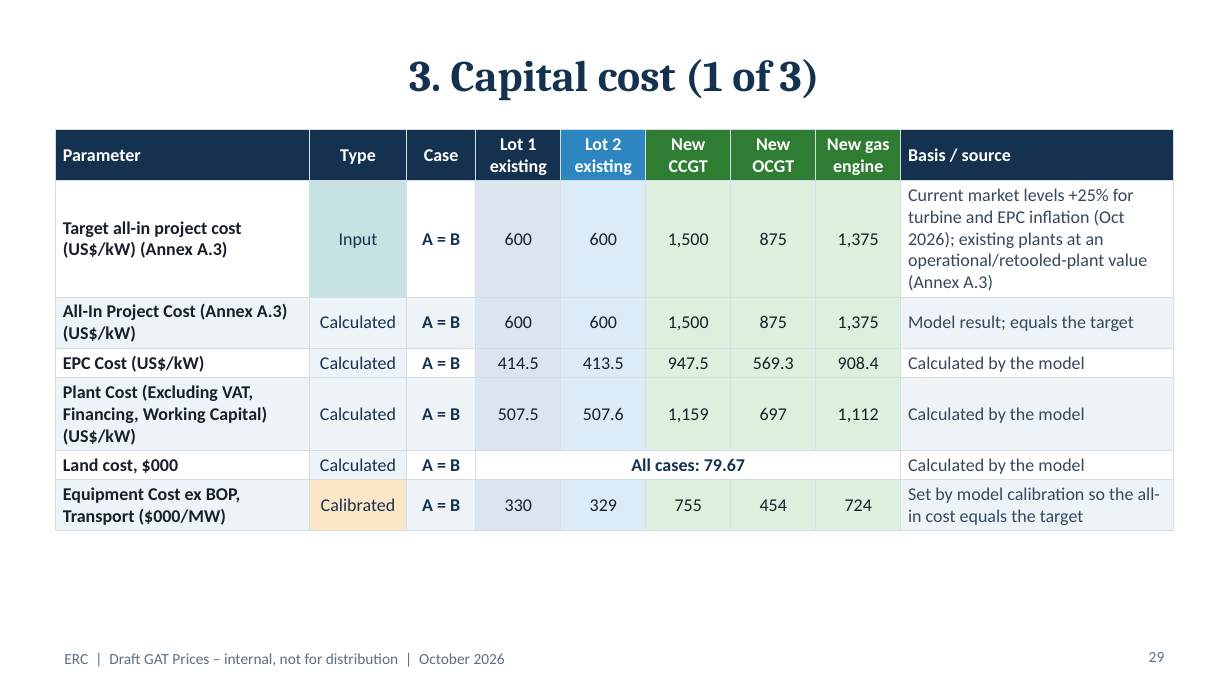
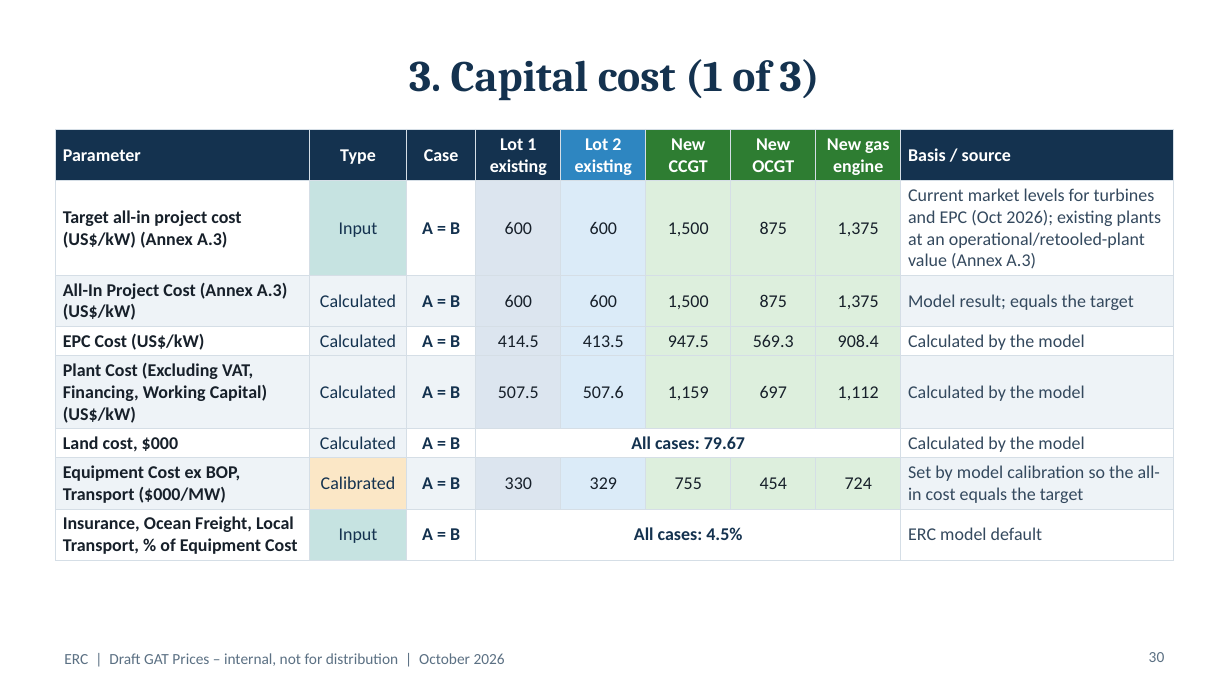
Before and after one commit to polyphase123/Midmerit, a slide deck: slide 30 of ERC_GATP_Rates_and_Assumptions.pptx (slide 29 before the commit). Drawn at 1232x693 pixels with LibreOffice and Linux fonts; fonts in the diff are those of the drawing. Boxes give left, top, right and bottom in pixels: in the first picture for what was removed or moved away, otherwise in the second. Text is boxed around its words. In the diff, an @@ line names an element or a change of style, - is before the commit and + after.

```diff
--- a/ERC_GATP_Rates_and_Assumptions.pptx
+++ b/ERC_GATP_Rates_and_Assumptions.pptx
@@ table at bbox=[55, 129, 1174, 558] @@
-row 2, column 9: Current market levels +25% for turbine and EPC inflation (Oct 2026); existing plants at an operational/retooled-plant value (Annex A.3)
+row 2, column 9: Current market levels for turbines and EPC (Oct 2026); existing plants at an operational/retooled-plant value (Annex A.3)
+row 8: Insurance, Ocean Freight, Local Transport, % of Equipment Cost | Input | A = B | All cases: 4.5% |  |  |  |  | ERC model default
@@ page number at bbox=[1149, 652, 1165, 662]: text changed @@
-29
+30
```
Also in this commit, not shown: 6 other slides changed, 2 slides added, 1 slide removed, 24 other files.
